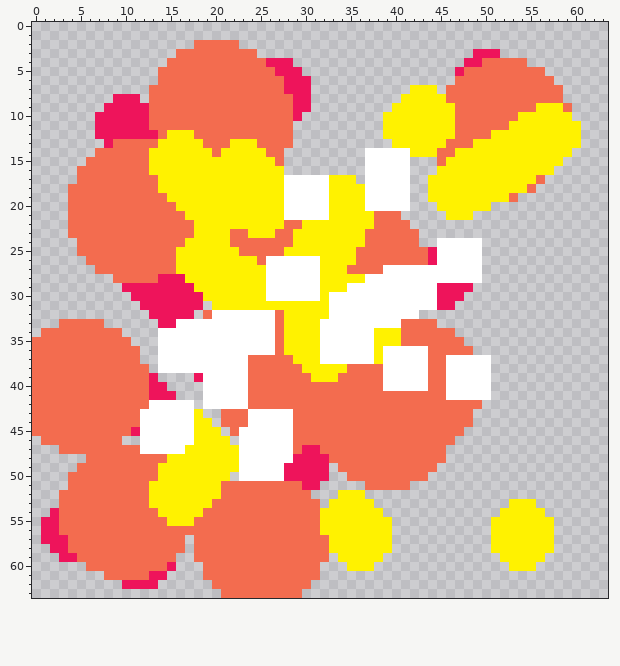
Two states of a pixel-art sprite, sprites/explosion/layers/c3090df5-ae9e-47a3-9a11-9f3c570f7e62/2077887b-6c37-4c01-b65c-b9a0380d975f.png. Above, as it was before the edit.
The file is 64x64 pixels.
Now the later version:
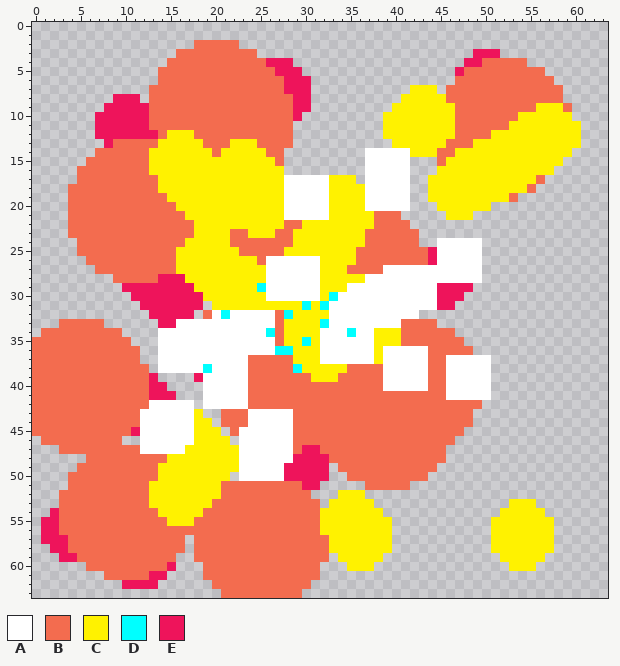
Palette (. is transparent): A #ffffff  B #f36c4f  C #fff200  D #00ffff  E #ee145b
From old to new:
y 29: x 25 C -> D
y 30: x 33 A -> D
y 31: x 30 C -> D; x 32 C -> D
y 32: x 21 A -> D; x 28 C -> D
y 33: x 32 A -> D
y 34: x 26 A -> D; x 35 A -> D
y 35: x 30 C -> D
y 36: x 27..28 BC -> DD
y 38: x 19 A -> D; x 29 B -> D
Where, in picture pixels (left, top, right, bottom), the same in both pictures:
changed: (221, 283, 356, 373)
changed: (203, 364, 212, 373)
